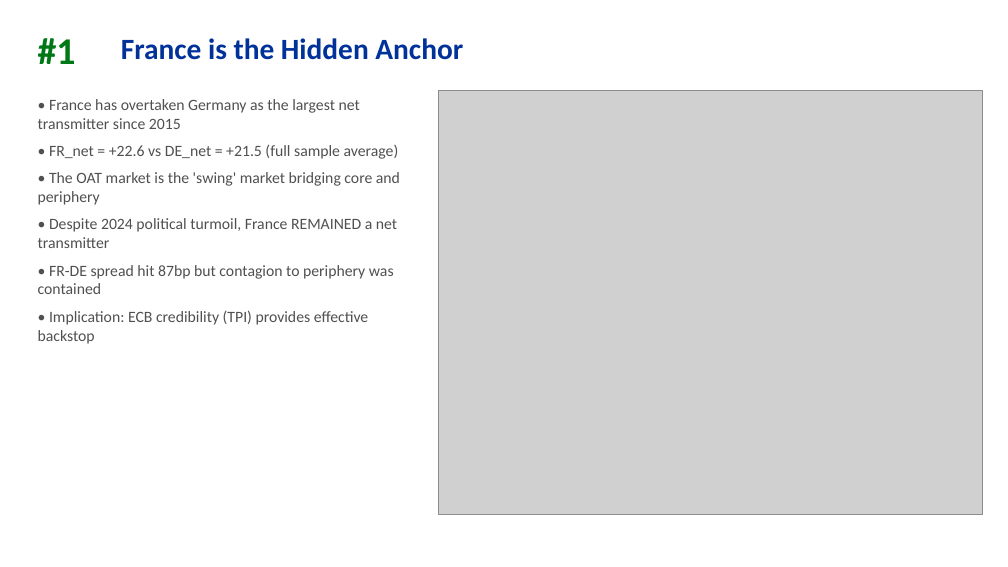
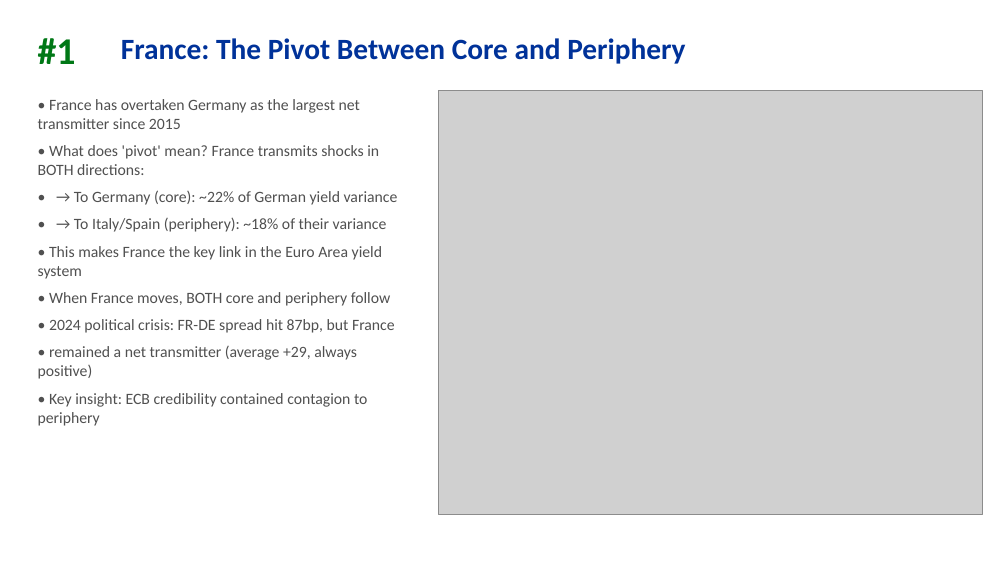
Before and after one commit to jonorice/Bond-spillovers, a slide deck: slide 7 of comprehensive_analysis/Bond_Spillovers_Policymaker_Deck.pptx. Drawn at 1008x567 pixels with LibreOffice and Linux fonts; fonts in the diff are those of the drawing; grey boxes stand for pictures. Boxes give left, top, right and bottom in pixels: in the first picture for what was removed or moved away, otherwise in the second. Text is boxed around its words. In the diff, an @@ line names an element or a change of style, - is before the commit and + after.

```diff
--- a/comprehensive_analysis/Bond_Spillovers_Policymaker_Deck.pptx
+++ b/comprehensive_analysis/Bond_Spillovers_Policymaker_Deck.pptx
@@ text at (121,38,685,64): text changed @@
-France is the Hidden Anchor
+France: The Pivot Between Core and Periphery
@@ text at (38,145,398,426): text changed @@
-• FR_net = +22.6 vs DE_net = +21.5 (full sample average)
-• The OAT market is the 'swing' market bridging core and periphery
-• Despite 2024 political turmoil, France REMAINED a net transmitter
-• FR-DE spread hit 87bp but contagion to periphery was contained
-• Implication: ECB credibility (TPI) provides effective backstop
+• What does 'pivot' mean? France transmits shocks in BOTH directions:
+• → To Germany (core): ~22% of German yield variance
+• → To Italy/Spain (periphery): ~18% of their variance
+• This makes France the key link in the Euro Area yield system
+• When France moves, BOTH core and periphery follow
+• 2024 political crisis: FR-DE spread hit 87bp, but France
+• remained a net transmitter (average +29, always positive)
+• Key insight: ECB credibility contained contagion to periphery
```
Also in this commit, not shown: 8 other slides changed, 1 slide removed, 2 other files.
